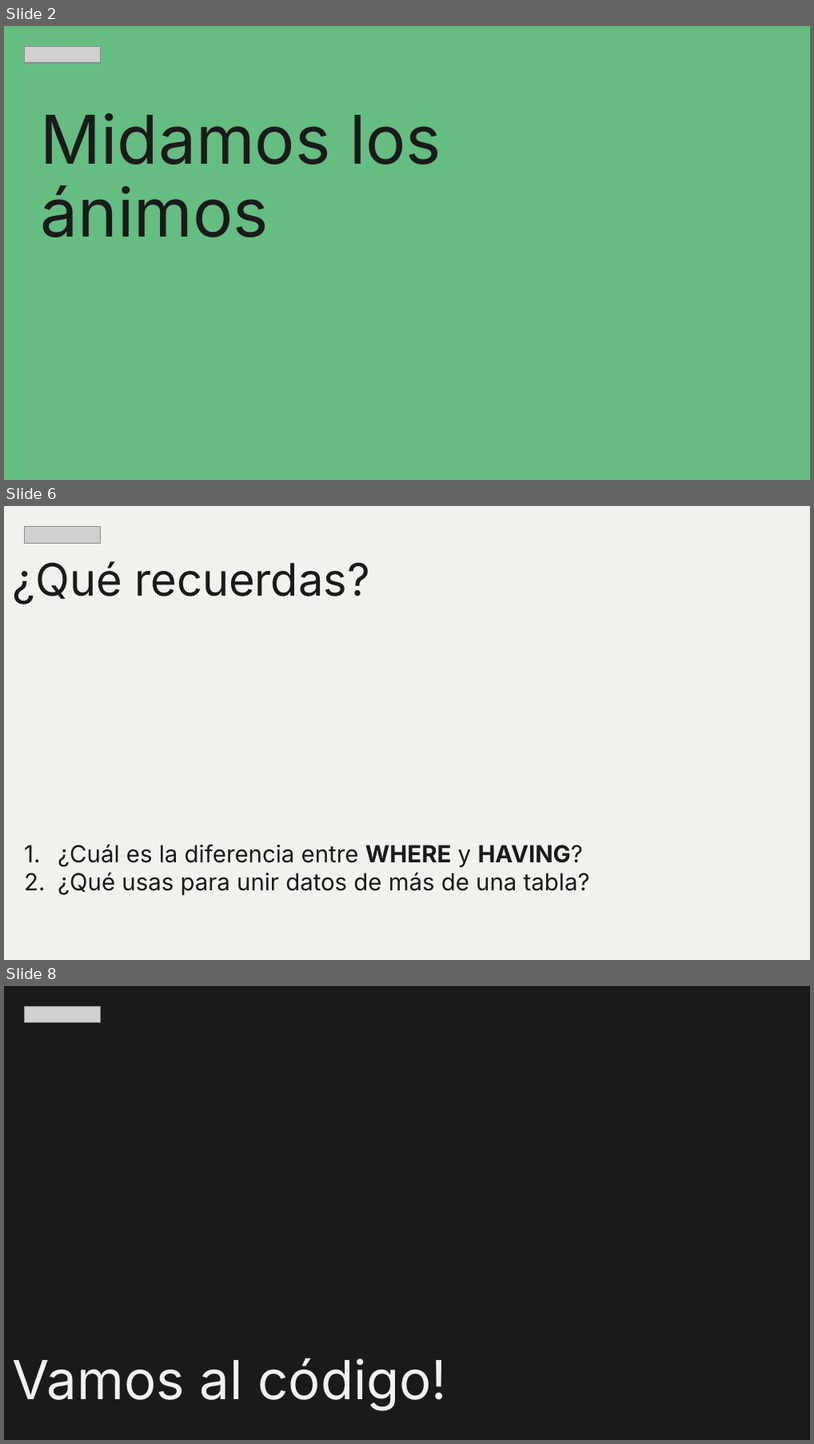
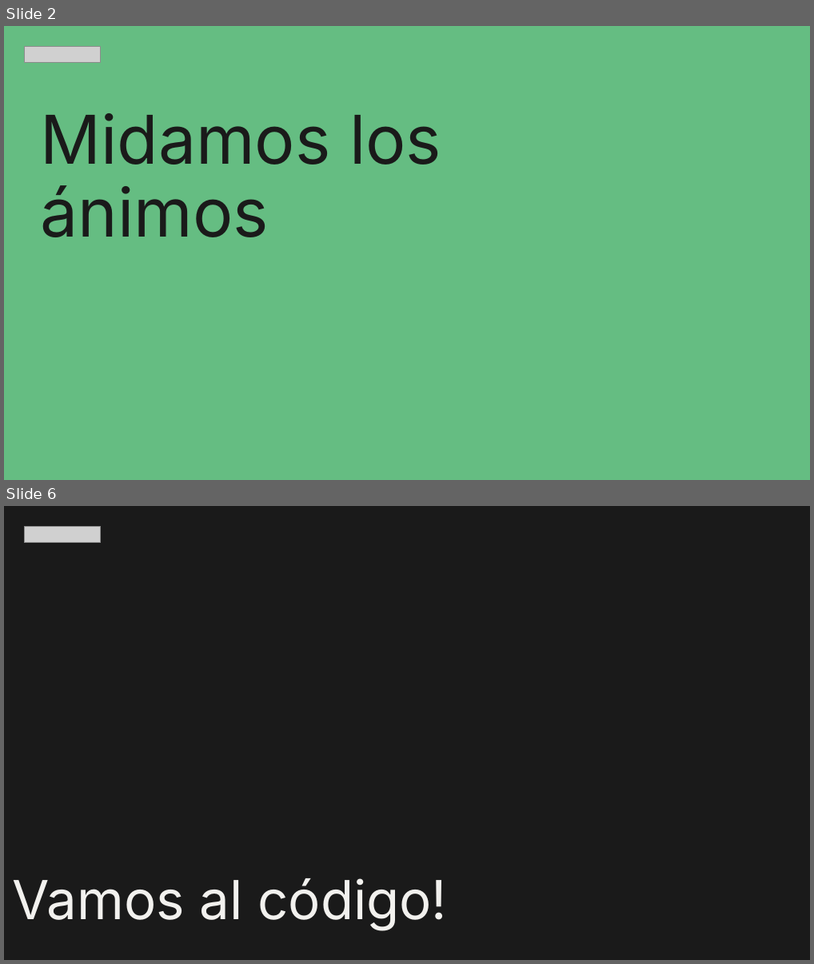
Before and after one commit to zyntonyson/bootcamp_ds_da, a slide deck: 03-da-v8-explora-kpis-sql/10-SQL.pptx. Shown one above the other, each under a label of ours: slides 2, 6 and 8 before the commit, slides 2 and 6 after it; the slides between them are not shown. The pictures are 814x1444 and 814x964 pixels, drawn with LibreOffice and Linux fonts; fonts in the diff are those of the drawing; grey boxes stand for pictures. Boxes give left, top, right and bottom in pixels: in the first picture for what was removed or moved away, otherwise in the second. Text is boxed around its words. In the diff, an @@ line names an element or a change of style, - is before the commit and + after.

```diff
--- a/03-da-v8-explora-kpis-sql/10-SQL.pptx
+++ b/03-da-v8-explora-kpis-sql/10-SQL.pptx
@@ slide 6 removed at [4,506,810,960], background #F2F1EE @@
@@ picture removed at [24,526,100,543] @@
@@ title removed at [13,561,370,604] @@
-¿Qué recuerdas?
@@ subtitle removed at [58,844,590,895] @@
-1. ¿Cuál es la diferencia entre WHERE y HAVING?
-2. ¿Qué usas para unir datos de más de una tabla?
@@ what was slide 8 is now slide 6 @@
```
Also in this commit, not shown: 3 slides changed, 1 other slide removed, 7 other files.
